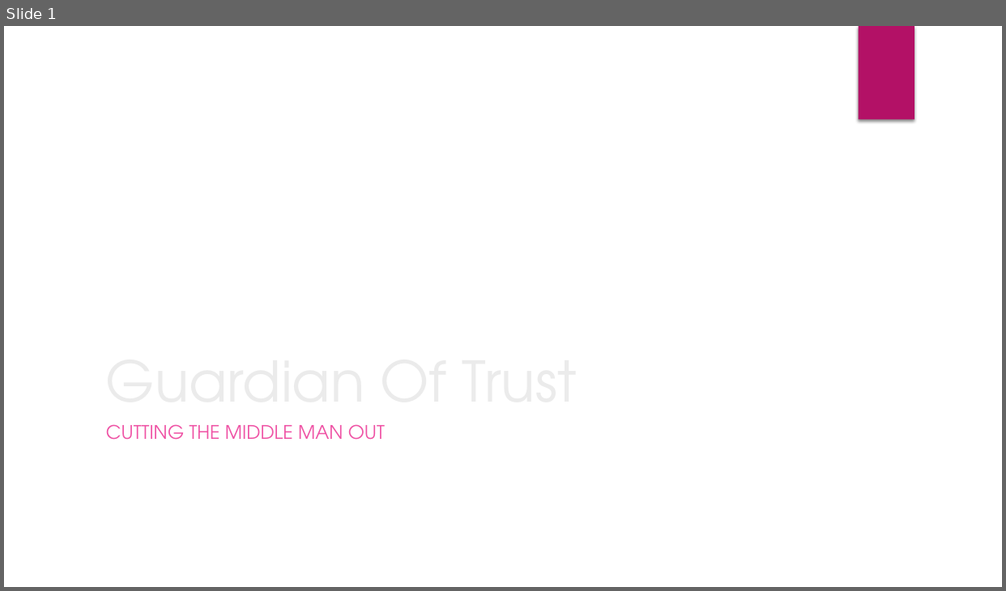
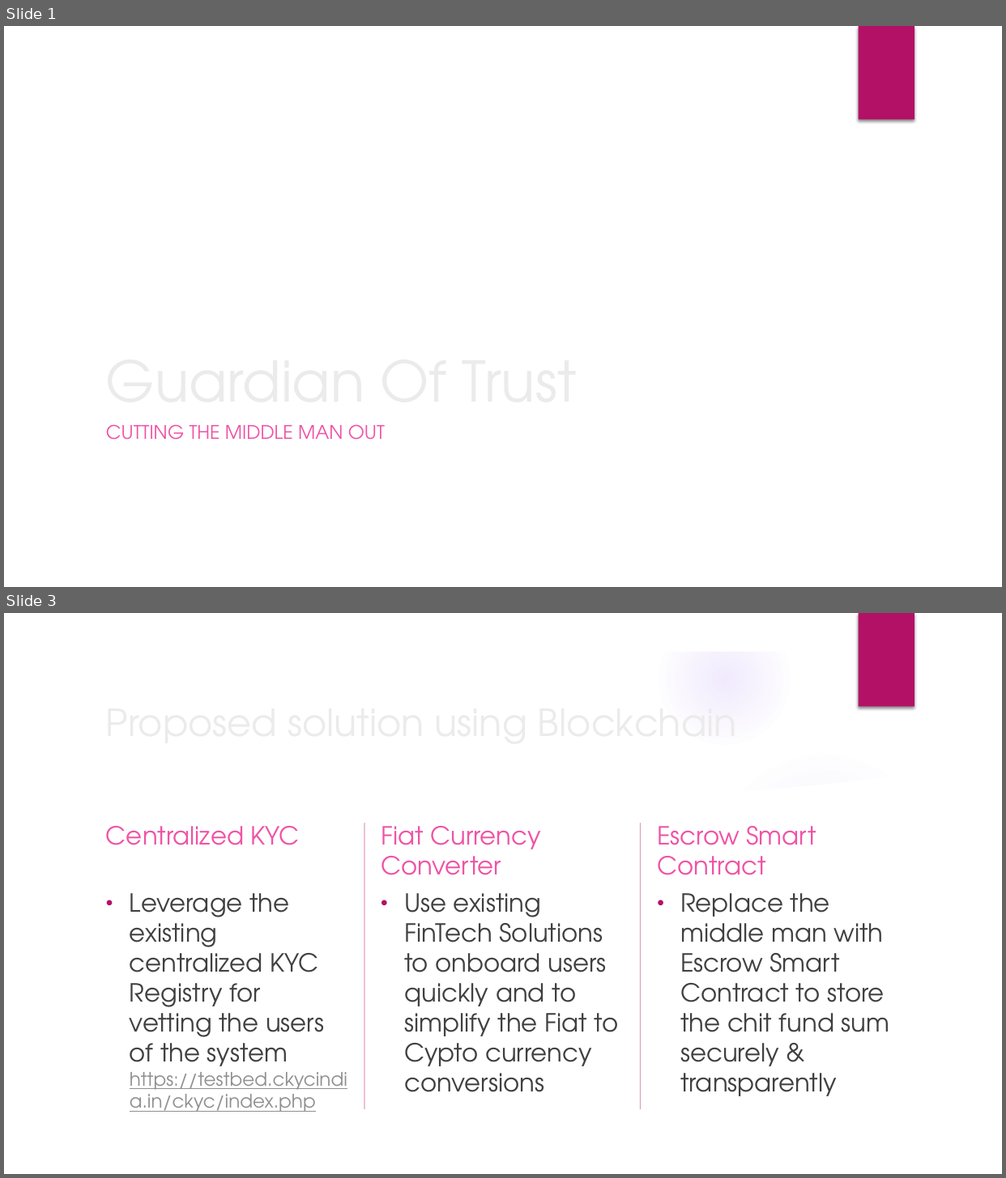
Before and after one commit to shub30may92/GuardianOfTrust-Devmerge2018, a slide deck: doc/DevMerge.pptx. Shown one above the other, each under a label of ours: slide 1 before the commit, slides 1 and 3 after it; the slides between them are not shown. The pictures are 1006x591 and 1006x1178 pixels, drawn with LibreOffice and Linux fonts; fonts in the diff are those of the drawing; background and template pictures are left out. Boxes give left, top, right and bottom in pixels: in the first picture for what was removed or moved away, otherwise in the second. Text is boxed around its words. In the diff, an @@ line names an element or a change of style, - is before the commit and + after.

Commit message:
Updated the PPT

```diff
--- a/doc/DevMerge.pptx
+++ b/doc/DevMerge.pptx
@@ slide 3 added at (4, 613, 1002, 1174), background picture (left out); not listed: 1 template element that a slide beside it also shows @@
@@ group added at (4, 613, 1002, 1174): 5 ellipses, 3 freeform shapes @@
@@ title added at (98, 692, 820, 750), 36 pt, text #EBEBEB @@
+Proposed solution using Blockchain
@@ text added at (106, 826, 300, 845), 24 pt, text #EF53A5 @@
+Centralized KYC
@@ line added from (364, 824) to (364, 1110), #B31166 1 pt @@
@@ text added at (381, 826, 541, 875), 24 pt, text #EF53A5 @@
+Fiat Currency Converter
@@ line added from (641, 824) to (641, 1110), #B31166 1 pt @@
@@ text added at (657, 826, 816, 875), 24 pt, text #EF53A5 @@
+Escrow Smart Contract
@@ text added at (130, 893, 347, 1112), 24 pt, text #404040 @@
+• Leverage the existing centralized KYC Registry for vetting the users of the system
+  https://testbed.ckycindia.in/ckyc/index.php
@@ text added at (404, 893, 618, 1093), 24 pt, text #404040 @@
+• Use existing FinTech Solutions to onboard users quickly and to simplify the Fiat to Cypto currency conversions
@@ text added at (680, 893, 890, 1097), 24 pt, text #404040 @@
+• Replace the middle man with Escrow Smart Contract to store the chit fund sum securely & transparently
```
Also in this commit, not shown: 1 slide changed.
